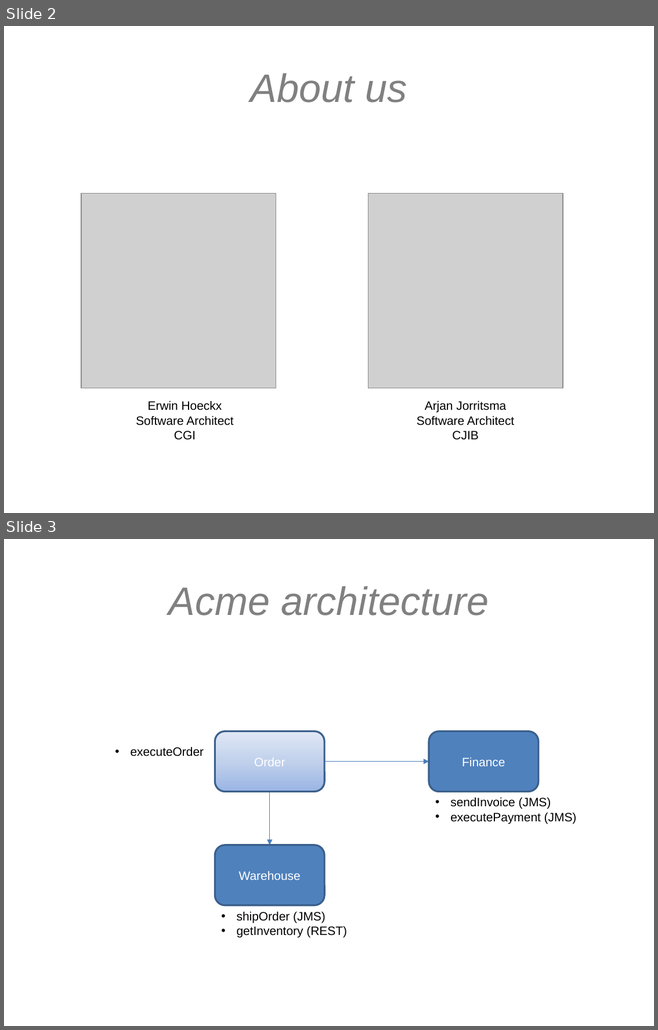
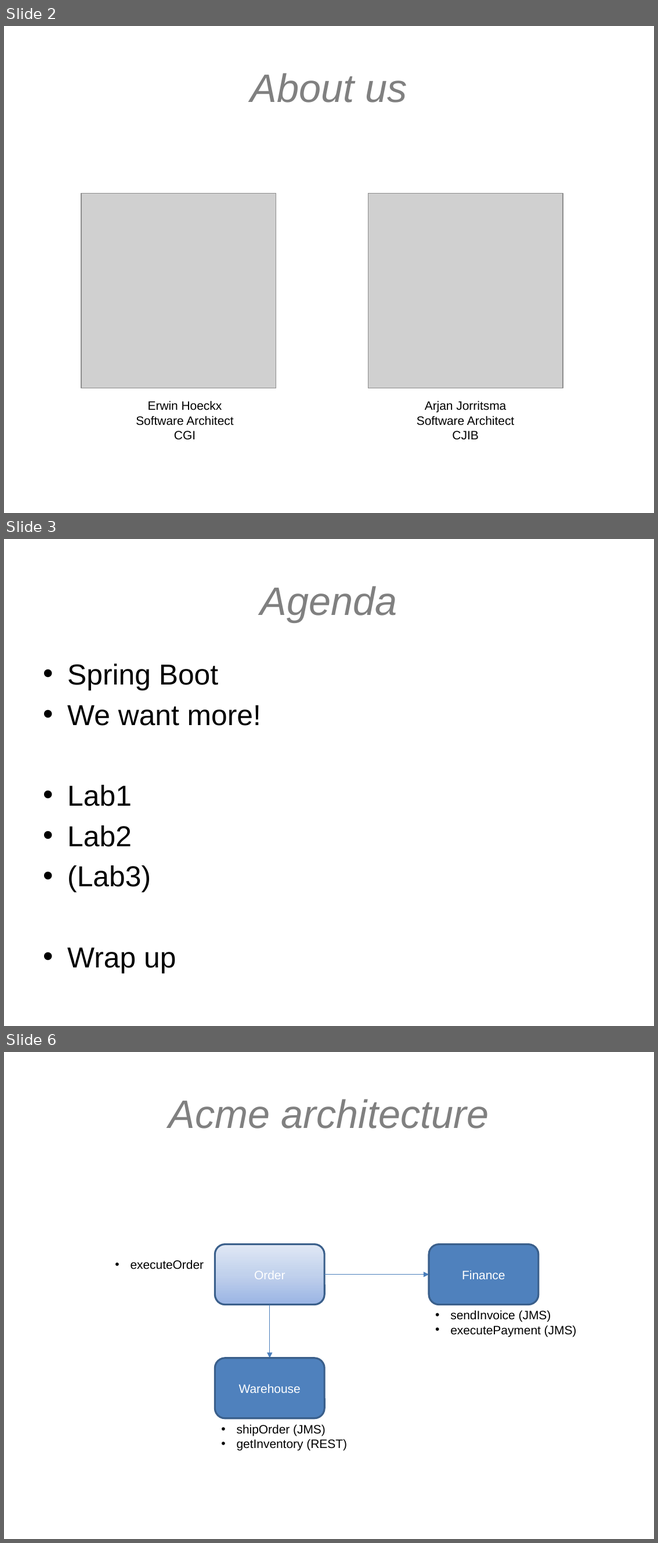
Before and after one commit to hawkeye-bot/springio2017, a slide deck: Spring boot - adapting to your environment.pptx. Shown one above the other, each under a label of ours: slides 2 and 3 before the commit, slides 2, 3 and 6 after it; the slides between them are not shown. The pictures are 658x1030 and 658x1543 pixels, drawn with LibreOffice and Linux fonts; fonts in the diff are those of the drawing; grey boxes stand for pictures; background and template pictures are left out. Boxes give left, top, right and bottom in pixels: in the first picture for what was removed or moved away, otherwise in the second. Text is boxed around its words. In the diff, an @@ line names an element or a change of style, - is before the commit and + after.

```diff
--- a/Spring boot - adapting to your environment.pptx
+++ b/Spring boot - adapting to your environment.pptx
@@ slide 3 added at box(4, 539, 654, 1026), background #FFFFFF; not listed: 1 template element that a slide beside it also shows @@
@@ title added at box(260, 586, 397, 622), 44 pt, text #808080, italic @@
+Agenda
@@ text added at box(67, 664, 261, 973), 32 pt, text #000000 @@
+• Spring Boot
+• We want more!
+• Lab1
+• Lab2
+• (Lab3)
+• Wrap up
@@ what was slide 3 is now slide 6 @@
```
Also in this commit, not shown: 3 other slides added.
